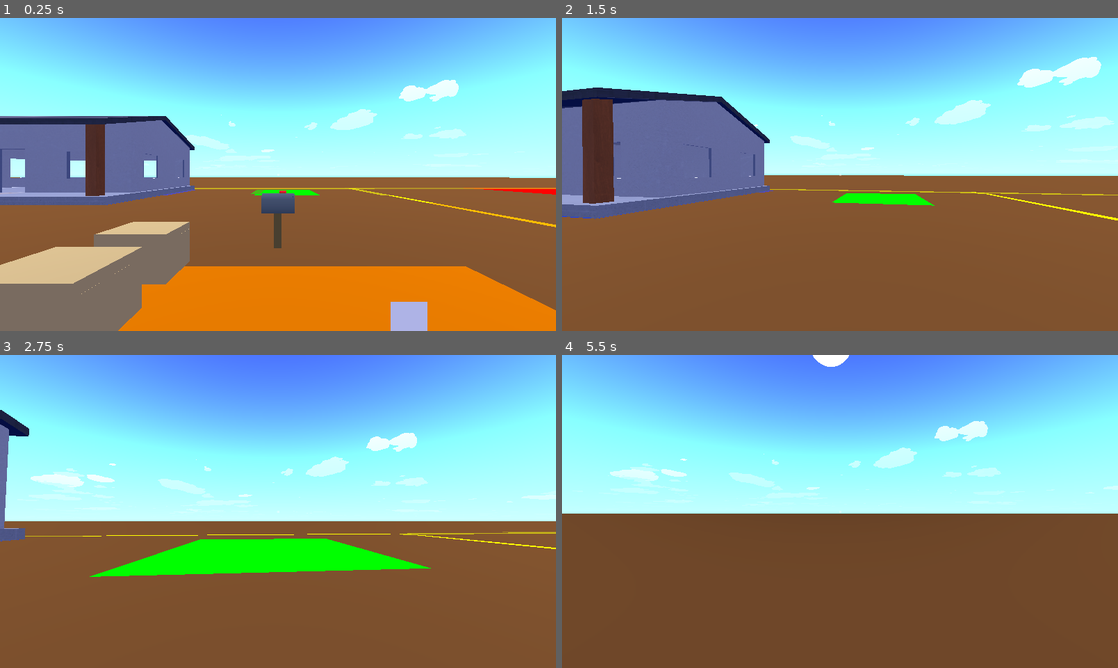
Above: before the commit, frames 1-4 (two rows, left to right).
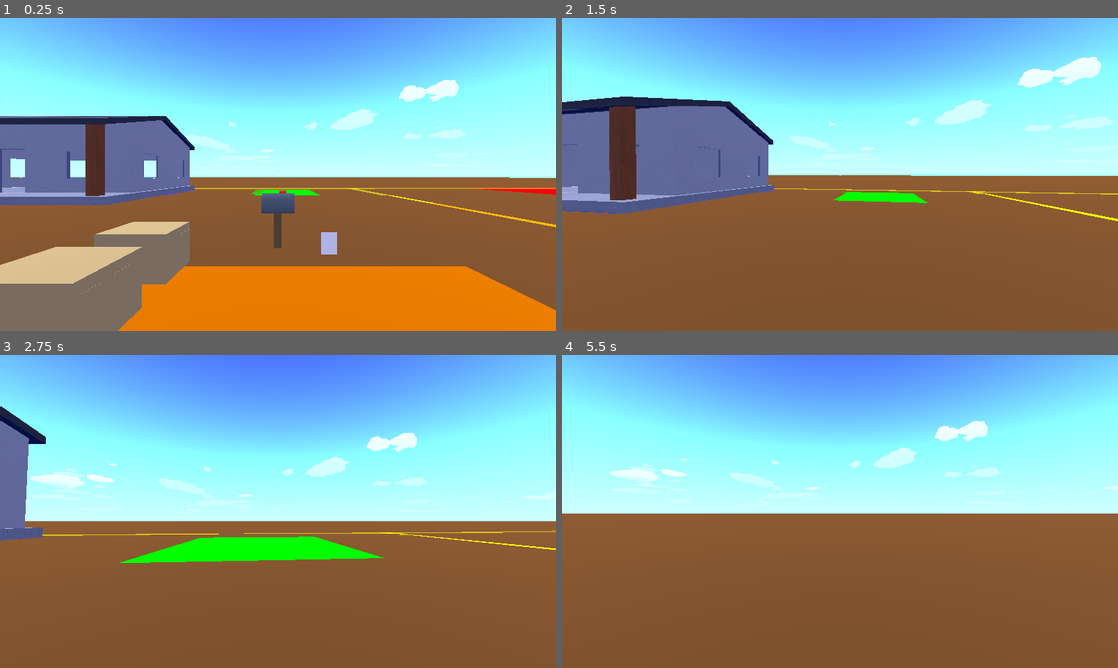
Above: after the commit, the same moments.

Repository: Horoblack/high-harvest
Game: Godot game, scene res://world.tscn
Same seed, same stepped clock (60 frames per second), same inputs: the game is played once before the commit and once after it.
Inputs (mouse positions are in pixels of both pictures, inside the frame that each line leads up to):
- Up to frame 1 (0.25 s): no input
- Up to frame 2 (1.5 s): tap Enter (ui_accept) at 0.5 s; move the mouse to (867, 174) at 0.52 s; hold Mouse wheel down (MWD) 0.53-1.28 s; hold Up (ui_up) from 0.53 s (still down); tap Space (jump) at 0.77 s; move the mouse to (812, 174) at 1.27 s; tap Mouse wheel up (MWU) at 1.35 s
- Up to frame 3 (2.75 s): keep holding Up (ui_up); tap Space (jump) at 1.52 s; move the mouse to (289, 505) at 2.02 s; hold C (crouch) from 2.03 s (still down)
- Up to frame 4 (5.5 s): keep holding Up (ui_up); move the mouse to (834, 517) at 2.77 s; release C (crouch) at 2.78 s; tap E (grab) at 2.85 s; tap Space (jump) at 3.02, 3.77, 4.52 s; move the mouse to (878, 514) at 3.52 s; hold R (hold) 3.53-4.28 s; move the mouse to (795, 508) at 4.27 s; click (795, 508) at 4.35 s; move the mouse to (845, 511) at 5.02 s; hold Right mouse button (rightclick) from 5.03 s (still down)

The runs differ from the first frame. In frame 1, 0.8% of the frame differs, in the area x 57-77%, y 68-100%; in frame 2, 5.5%; in frame 3, 4.5%; in frame 4, 14%, in the area x 0-100%, y 0-67%.

Commit message:
stuffnidfdsfs

Diff:
--- a/prefabs/mailbox.tscn
+++ b/prefabs/mailbox.tscn
@@ -134,7 +134,7 @@
 points = PackedVector3Array(0.037619, 0.346733, 0.212555, 0.037619, 0.453303, 0.106236, 0, 0.346733, 0.212555, 0.037619 …(263 unchanged characters)…
 
 [sub_resource type="BoxShape3D" id="BoxShape3D_o1mjb"]
-size = Vector3(3, 1.5, 3)
+size = Vector3(2, 2, 2)
 
 [node name="mailbox" type="Node3D"]
 script = ExtResource("1_sihdd")
@@ -179,6 +179,7 @@
 monitorable = false
 
 [node name="CollisionShape3D" type="CollisionShape3D" parent="Area3D"]
+transform = Transform3D(1, 0, 0, 0, 1, 0, 0, 0, 1, 0, 0.25, 0)
 shape = SubResource("BoxShape3D_o1mjb")
 
 [node name="Timer" type="Timer" parent="."]
--- a/world.tscn
+++ b/world.tscn
@@ -16,7 +16,6 @@
 [ext_resource type="PackedScene" uid="uid://h6i33ynhwb80" path="res://prefabs/chicken.tscn" id="13_wp035"]
 [ext_resource type="PackedScene" uid="uid://p8i6qatvd1wv" path="res://prefabs/carrotseed.tscn" id="14_2a70t"]
 [ext_resource type="PackedScene" uid="uid://lkw605adn76h" path="res://prefabs/mailbox.tscn" id="16_mypgb"]
-[ext_resource type="PackedScene" uid="uid://cerdx7rxbbvir" path="res://prefabs/bankstatement.tscn" id="17_aa7ob"]
 [ext_resource type="PackedScene" uid="uid://c77kbxy3msedv" path="res://prefabs/storeflyer.tscn" id="18_hefch"]
 
 [sub_resource type="StandardMaterial3D" id="StandardMaterial3D_gys5l"]
@@ -170,7 +169,6 @@
 environment = SubResource("Environment_il6hq")
 script = ExtResource("11_ipscs")
 simulate = true
-rateoftime = 1.0
 
 [node name="DirectionalLight3D" type="DirectionalLight3D" parent="day manager"]
 transform = Transform3D(1, 0, 0, 0, -4.37114e-08, -1, 0, 1, -4.37114e-08, 0, 7, 0)
@@ -199,8 +197,5 @@
 [node name="mailbox" parent="." instance=ExtResource("16_mypgb")]
 transform = Transform3D(1, 0, 0, 0, 1, 0, 0, 0, 1, -0.024045, 0, -5.08832)
 
-[node name="paper" parent="." instance=ExtResource("17_aa7ob")]
-transform = Transform3D(1, 0, 0, 0, 1, 0, 0, 0, 1, 1.34531, 0, -2.09547)
-
 [node name="flyer" parent="." instance=ExtResource("18_hefch")]
-transform = Transform3D(1, 0, 0, 0, 1, 0, 0, 0, 1, 4.67774, 0, -2.39627)
+transform = Transform3D(1, 0, 0, 0, 1, 0, 0, 0, 1, 1.14786, 0, -4.6015)
Binary file added: models/seedbag.glb
Not shown, added: models/seedbag.glb.import
Binary file added: models/tomato.glb
Not shown, added: models/tomato.glb.import
Binary file added: models/tomatoseed.glb
Not shown, added: models/tomatoseed.glb.import
Not shown: 1 places in world.tscn that only renumber resources
